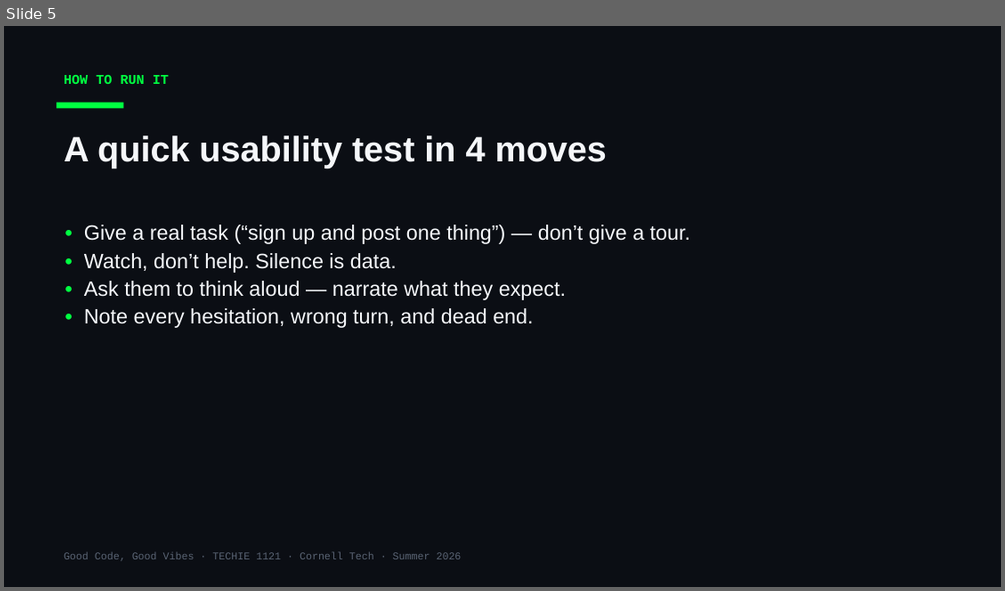
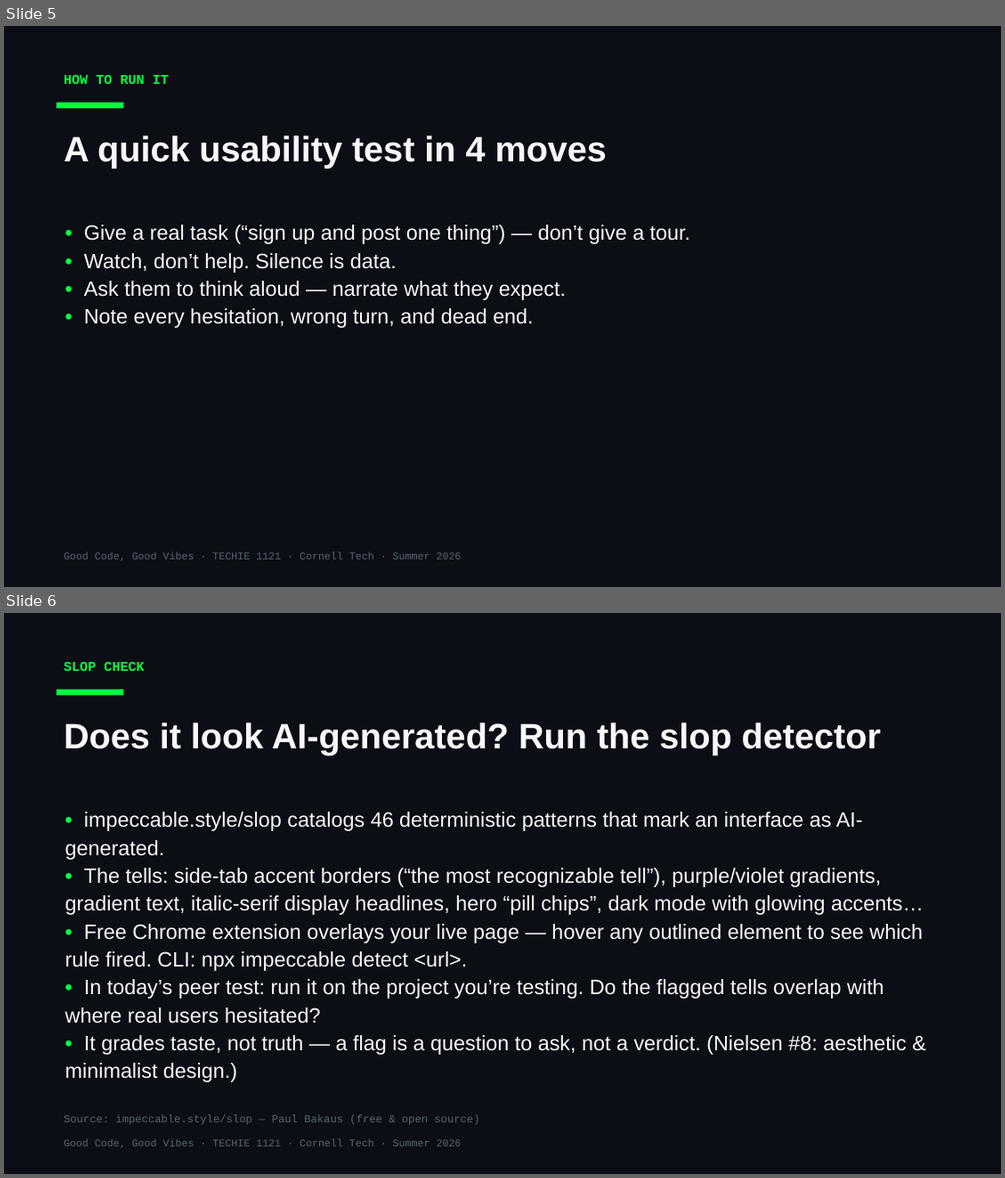
Before and after one commit to Cornell-Tech-Vibe-Coding-Summer-2026/website, a slide deck: slides/Week3-Mon-User-Testing-I.pptx. Shown one above the other, each under a label of ours: slide 5 before the commit, slides 5 and 6 after it. The pictures are 1005x591 and 1005x1178 pixels, drawn with LibreOffice and Linux fonts; fonts in the diff are those of the drawing. Boxes give left, top, right and bottom in pixels: in the first picture for what was removed or moved away, otherwise in the second. Text is boxed around its words. In the diff, an @@ line names an element or a change of style, - is before the commit and + after.

```diff
--- a/slides/Week3-Mon-User-Testing-I.pptx
+++ b/slides/Week3-Mon-User-Testing-I.pptx
@@ slide 6 added at [4,613,1001,1174], background #0B0E14 @@
@@ text added at [64,662,144,671], 13 pt, text #00FF41, bold @@
+SLOP CHECK
@@ rectangle added at [57,690,123,695], fill #00FF41 @@
@@ text added at [64,722,881,755], 34 pt, text #F5F7FA, bold @@
+Does it look AI-generated? Run the slop detector
@@ text added at [65,811,923,1082], 20 pt, text #F5F7FA @@
+• impeccable.style/slop catalogs 46 deterministic patterns that mark an interface as AI-generated.
+• The tells: side-tab accent borders (“the most recognizable tell”), purple/violet gradients, gradient text, italic-serif display headlines, hero “pill chips”, dark mode with glowing accents…
+• Free Chrome extension overlays your live page — hover any outlined element to see which rule fired. CLI: npx impeccable detect <url>.
+• In today’s peer test: run it on the project you’re testing. Do the flagged tells overlap with where real users hesitated?
+• It grades taste, not truth — a flag is a question to ask, not a verdict. (Nielsen #8: aesthetic & minimalist design.)
@@ text added at [64,1114,479,1125], 10.5 pt, text #5A6474 @@
+Source: impeccable.style/slop — Paul Bakaus (free & open source)
@@ text added at [64,1139,461,1148], 10 pt, text #5A6474 @@
+Good Code, Good Vibes · TECHIE 1121 · Cornell Tech · Summer 2026
```
Also in this commit, not shown: 11 other files.
